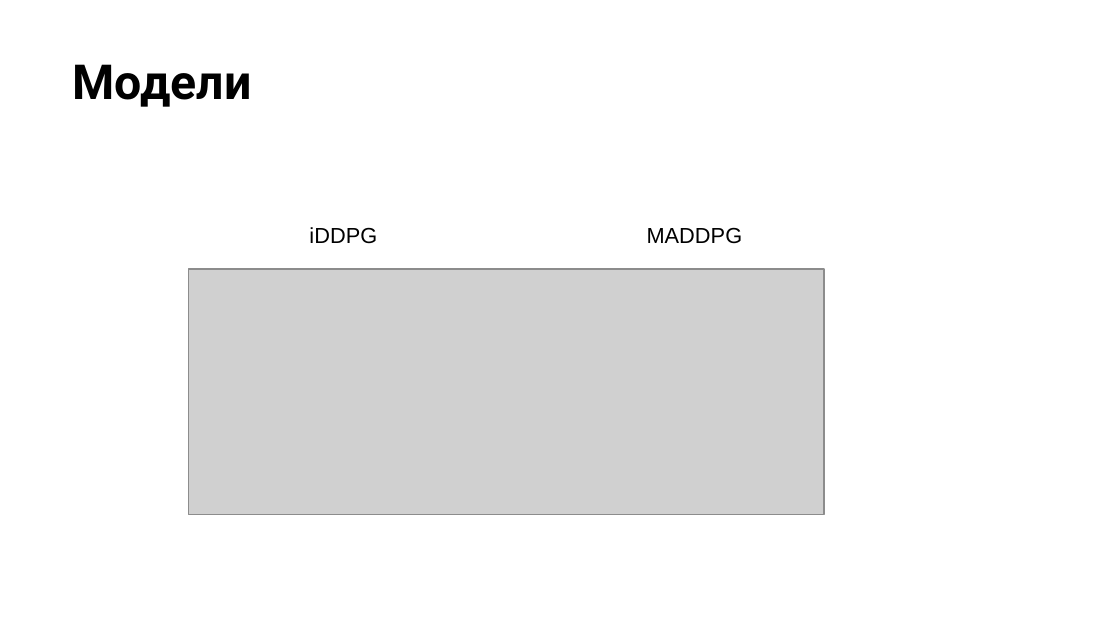
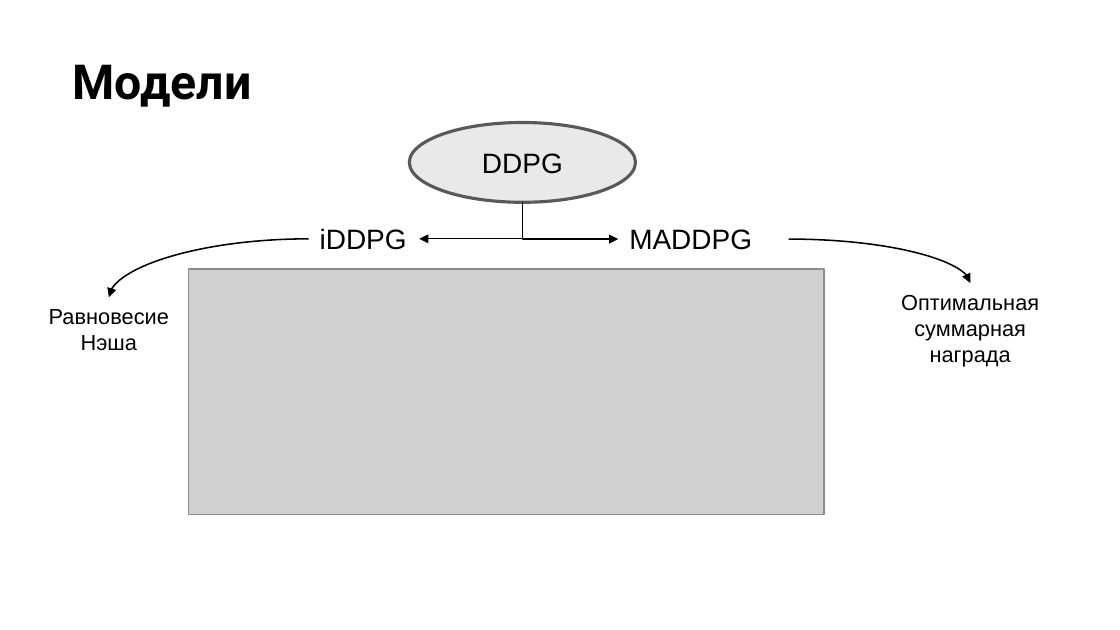
Before and after one commit to stureiko/Otus_lectures, a slide deck: slide 13 of RL/03 - Продвинутые темы Reinforcement Learning/03 - 02 Multiagent learning (MARL - DDPG)/MARL DDPG.pptx (slide 11 before the commit). Drawn at 1120x630 pixels with LibreOffice and Linux fonts; fonts in the diff are those of the drawing; grey boxes stand for pictures; background and template pictures are left out. Boxes give left, top, right and bottom in pixels: in the first picture for what was removed or moved away, otherwise in the second. Text is boxed around its words. In the diff, an @@ line names an element or a change of style, - is before the commit and + after.

```diff
--- a/RL/03 - Продвинутые темы Reinforcement Learning/03 - 02 Multiagent learning (MARL - DDPG)/MARL DDPG.pptx
+++ b/RL/03 - Продвинутые темы Reinforcement Learning/03 - 02 Multiagent learning (MARL - DDPG)/MARL DDPG.pptx
@@ ellipse added at [409,122,635,202], fill #E9E9E9, outline #595959 2 pt, 18 pt, text #000000 @@
+DDPG
@@ elbow arrow added from (522, 203) to (419, 239), #000000 0.75 pt @@
@@ elbow arrow added from (522, 203) to (618, 239), #000000 0.75 pt @@
@@ curved arrow added from (309, 239) to (109, 297), #000000 1 pt @@
@@ text "iDDPG" at [320,228,407,250]: size 14 to 18 pt @@
@@ text "iDDPG": place and size @@
-text "iDDPG" at [309,227,377,244]
+text "iDDPG" at [320,228,407,250]
@@ text "MADDPG": place and size @@
-text "MADDPG" at [647,227,743,244]
+text "MADDPG" at [629,229,752,250]
@@ text "MADDPG" at [629,229,752,250]: size 14 to 18 pt @@
@@ curved arrow added from (788, 239) to (970, 283), #000000 1 pt @@
@@ text added at [901,294,1039,367], 14 pt, text #000000 @@
+Оптимальная суммарная награда
@@ text added at [49,309,169,351], 14 pt, text #000000 @@
+Равновесие Нэша
```
Also in this commit, not shown: 10 other slides changed, 5 slides added, 3 slides removed, 1 other file.
